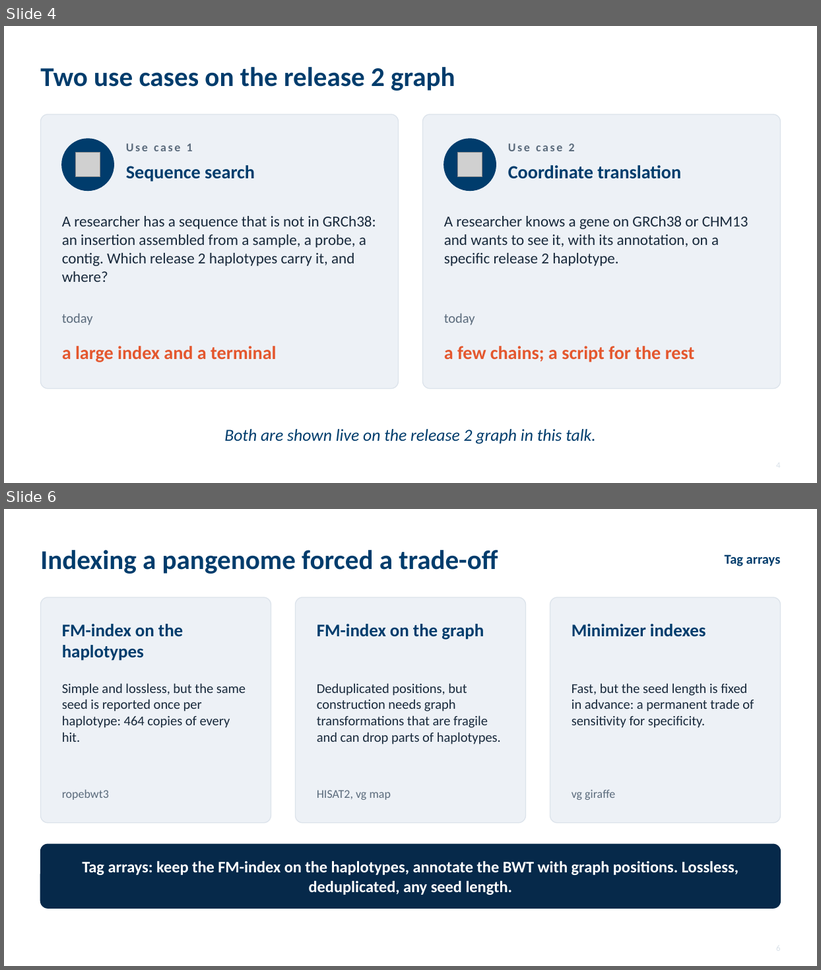
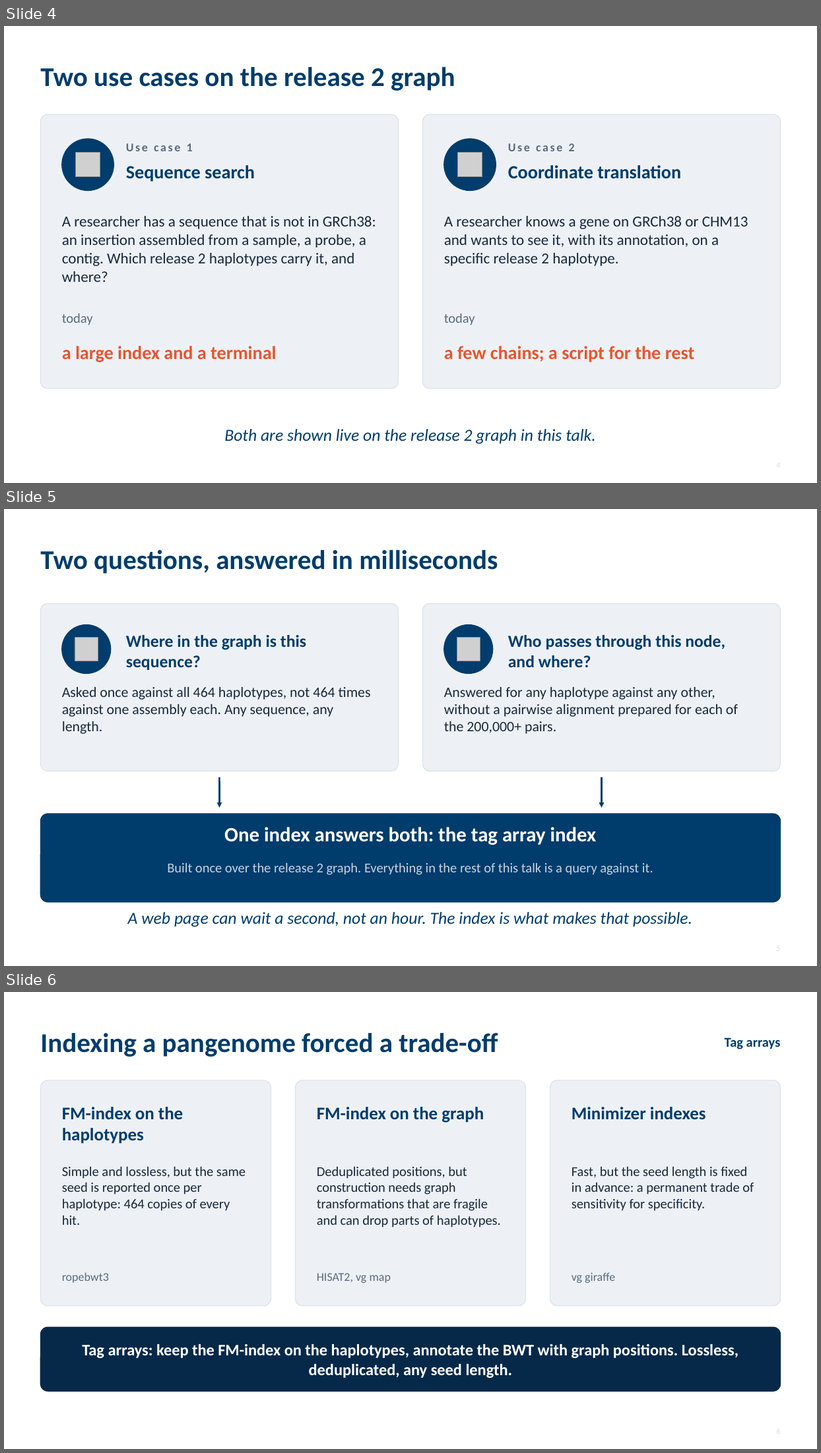
Before and after one commit to parsaeskandar/hprc_2026_poster, a slide deck: talk/HPRC2026_talk.pptx. Shown one above the other, each under a label of ours: slides 4 and 6 before the commit, slides 4, 5 and 6 after it; the slides between them are not shown. The pictures are 821x970 and 821x1453 pixels, drawn with LibreOffice and Linux fonts; fonts in the diff are those of the drawing; grey boxes stand for pictures. Boxes give left, top, right and bottom in pixels: in the first picture for what was removed or moved away, otherwise in the second. Text is boxed around its words. In the diff, an @@ line names an element or a change of style, - is before the commit and + after.

Commit message:
Talk: slide 5 bridges from the use cases to the index that makes them interactive

```diff
--- a/talk/HPRC2026_talk.pptx
+++ b/talk/HPRC2026_talk.pptx
@@ slide 5 added at <box>4,509,817,966</box>, background #FFFFFF @@
@@ text added at <box>40,550,498,574</box>, 32 pt, text #003C6C, bold @@
+Two questions, answered in milliseconds
@@ rounded rectangle added at <box>40,603,399,771</box>, fill #EDF1F6, outline #DCE3EB 1 pt @@
@@ rounded rectangle added at <box>423,603,781,771</box>, fill #EDF1F6, outline #DCE3EB 1 pt @@
@@ ellipse added at <box>62,625,111,674</box>, fill #003C6C, outline #003C6C 1 pt @@
@@ ellipse added at <box>444,625,493,674</box>, fill #003C6C, outline #003C6C 1 pt @@
@@ picture added at <box>75,638,98,661</box> @@
@@ text added at <box>126,635,306,670</box>, 20 pt, text #003C6C, bold @@
+Where in the graph is this sequence?
@@ picture added at <box>457,638,480,661</box> @@
@@ text added at <box>508,635,725,667</box>, 20 pt, text #003C6C, bold @@
+Who passes through this node, and where?
@@ text added at <box>62,687,371,734</box>, 17 pt, text #18293B @@
+Asked once against all 464 haplotypes, not 464 times against one assembly each. Any sequence, any length.
@@ text added at <box>444,687,738,734</box>, 17 pt, text #18293B @@
+Answered for any haplotype against any other, without a pairwise alignment prepared for each of the 200,000+ pairs.
@@ arrow added from (219, 778) to (219, 808), #003C6C 2 pt @@
@@ arrow added from (602, 778) to (602, 808), #003C6C 2 pt @@
@@ rounded rectangle added at <box>40,814,781,902</box>, fill #003C6C, outline #003C6C 1 pt @@
@@ text added at <box>224,827,597,846</box>, 24 pt, text #FFFFFF, bold @@
+One index answers both: the tag array index
@@ text added at <box>167,863,653,875</box>, 16 pt, text #C6D3DF @@
+Built once over the release 2 graph. Everything in the rest of this talk is a query against it.
@@ text added at <box>128,912,692,927</box>, 20 pt, text #003C6C, italic @@
+A web page can wait a second, not an hour. The index is what makes that possible.
```
Also in this commit, not shown: 1 slide removed, 2 other files.
